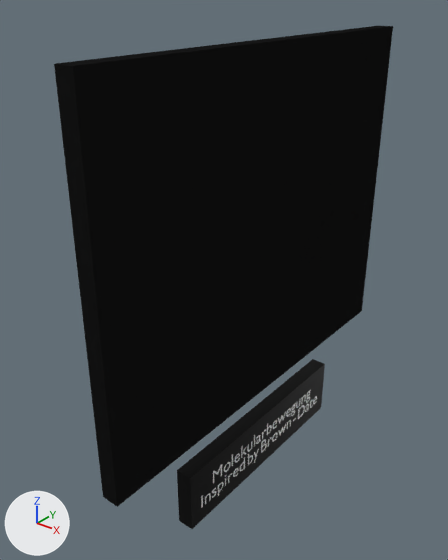
What one commit did to the Blender file RotInVR/Assets/Scenes/Scene2/Objects/MolekularBewegung.blend.
Rendered twice from a 50 mm lens placed at (0.935, -1.32, 0.632), pointed at (-0.066, -0.069, -0.143). The lights are fixed; the arrows at lower left show +X, +Y and +Z. Text is drawn in Blender's own font.

Names of what the first picture shows: 'Brown_sche Molekularbewegung', 'Pancarte', 'Text.001'.
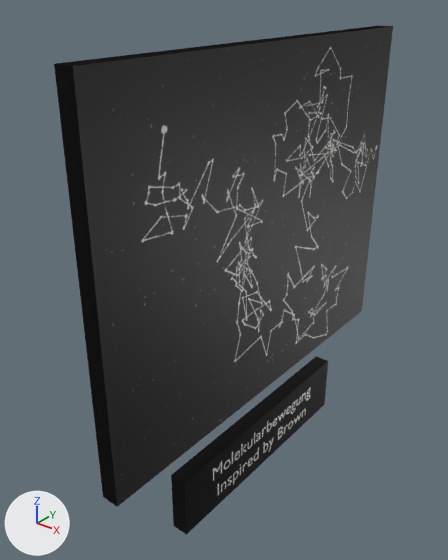
Location of each change, [x1, y1, x2, y2] in pixels of the pictures (448 x 560 px):
'Pancarte', rescaled (6% wider)
    before: [177, 359, 325, 529]
    after: [171, 356, 328, 535]
'Text.001', text changed
    before: [201, 390, 317, 508]
    after: [213, 388, 311, 495]
part 1 of me_brown_sche_molekularbewegung, recoloured
    both: [73, 26, 393, 507]

The change in detail:
me_brown_sche_molekularbewegung has 8 vertices, 6 faces and spans x -0.621..0.621, y -0.5..0.5, z -0.05..0.0.
me_brown_sche_molekularbewegung is used by ob_brown_sche_molekularbewegung; location (0.0, 0.0, 0.0); rotation (1.571, 0.0, -1.571), in degrees (90, 0, -90).
me_brown_sche_molekularbewegung part 1: the 1 face centred in x 0.0, y 0.0, z -0.05 switches from mat_blacktableau (black #181818) to mat_brown_sche_molekularbewegung (picture img_brown_sche_molekularbewegung_jpg).
In text 'Texte Pancarte.001' (txt_texte_pancarte_001), body goes from 'Molekularbewegung\nInspired by Brown - Date' to 'Molekularbewegung\nInspired by Brown'.
In text 'Texte Pancarte.001' (txt_texte_pancarte_001), space_word is no longer 0.4.
In text 'Texte Pancarte.001' (txt_texte_pancarte_001), space_line goes from 0.8 to 1.1.
Object 'Pancarte' (ob_pancarte) is rescaled from (0.05, 0.723, 0.193) to (0.05, 0.771, 0.193).
